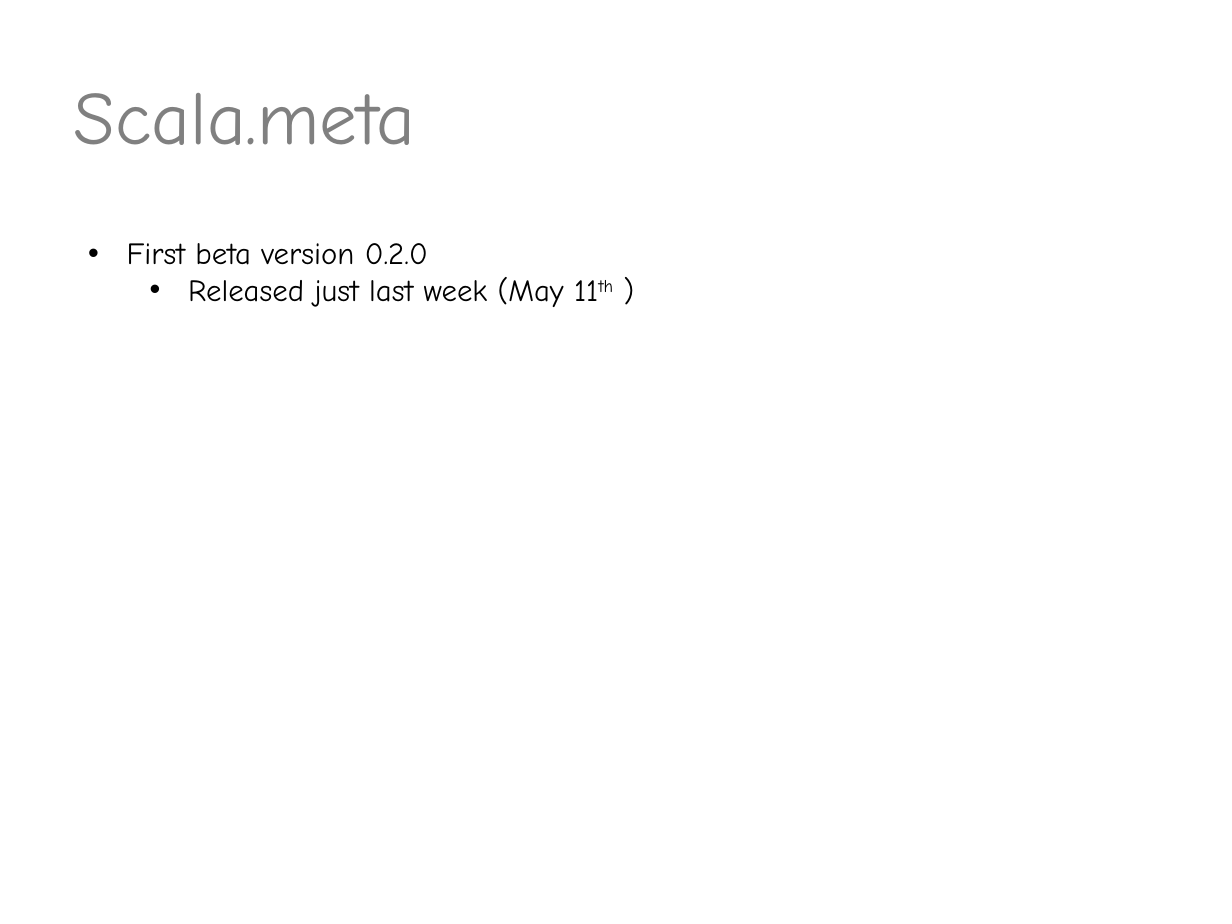
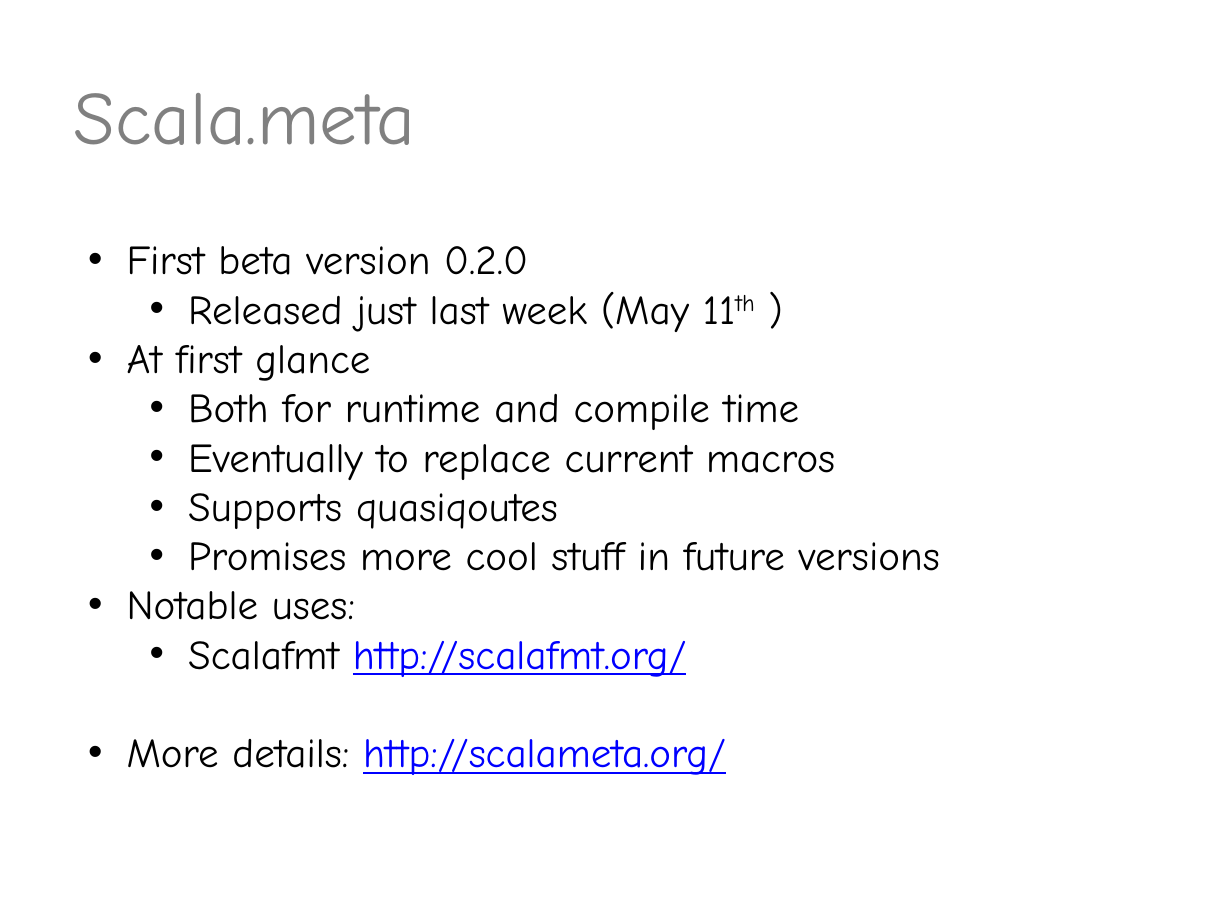
Before and after one commit to valdisxp1/scala-metaprograming-fun, a slide deck: slide 14 of Scala_metaprogramming.pptx. Drawn at 1232x924 pixels with LibreOffice and Linux fonts; fonts in the diff are those of the drawing. Boxes give left, top, right and bottom in pixels: in the first picture for what was removed or moved away, otherwise in the second. Text is boxed around its words. In the diff, an @@ line names an element or a change of style, - is before the commit and + after.

Commit message:
scala.meta

```diff
--- a/Scala_metaprogramming.pptx
+++ b/Scala_metaprogramming.pptx
@@ text at box(127, 246, 689, 332): size 18 to 24 pt in "First beta version 0.2.0", "Released just last week (May 11th )" @@
@@ text at box(127, 345, 940, 775): paragraphs added @@
+• At first glance
+  • Both for runtime and compile time
+  • Eventually to replace current macros
+  • Supports quasiqoutes
+  • Promises more cool stuff in future versions
+• Notable uses:
+  • Scalafmt http://scalafmt.org/
+• More details: http://scalameta.org/
```
